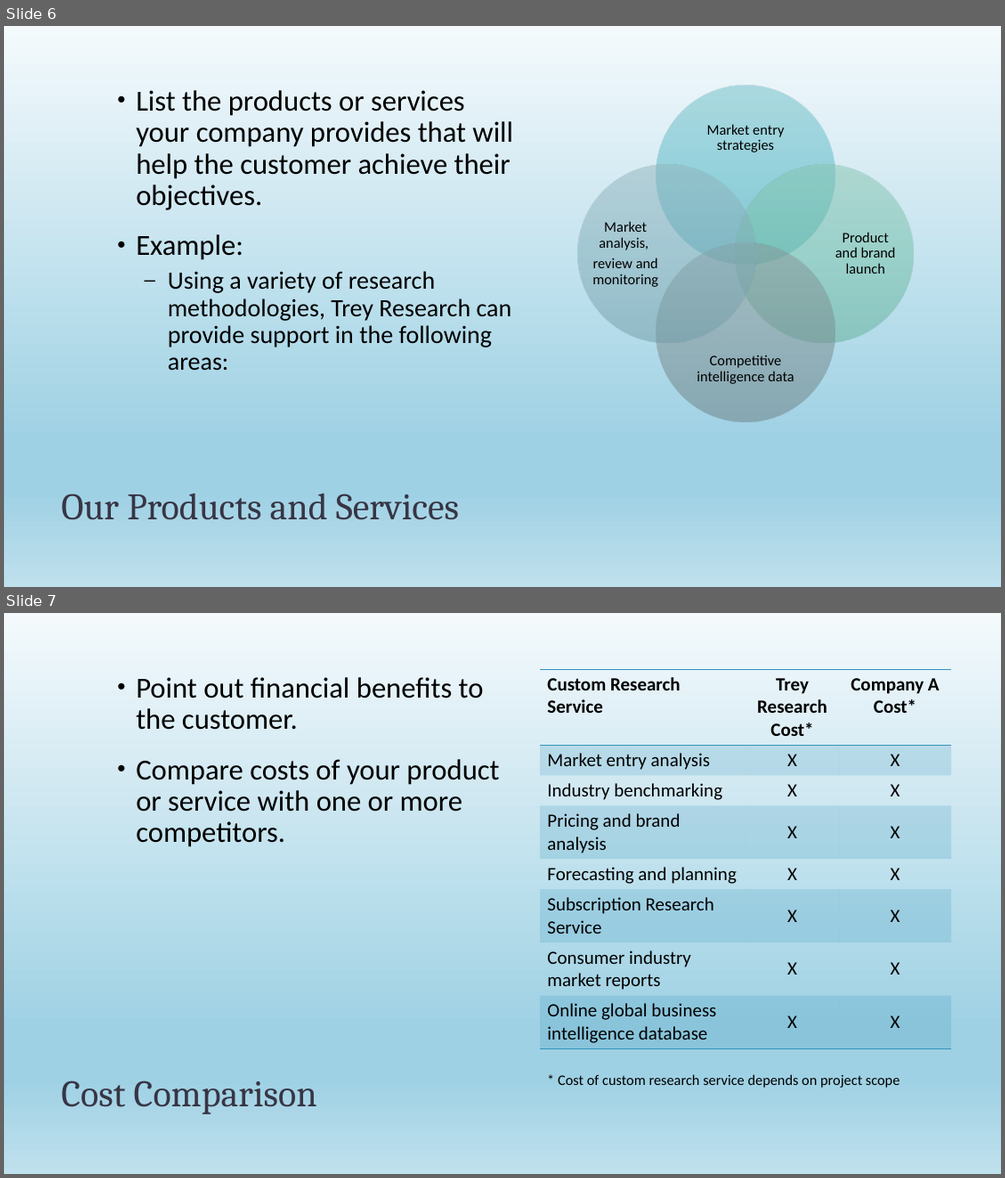
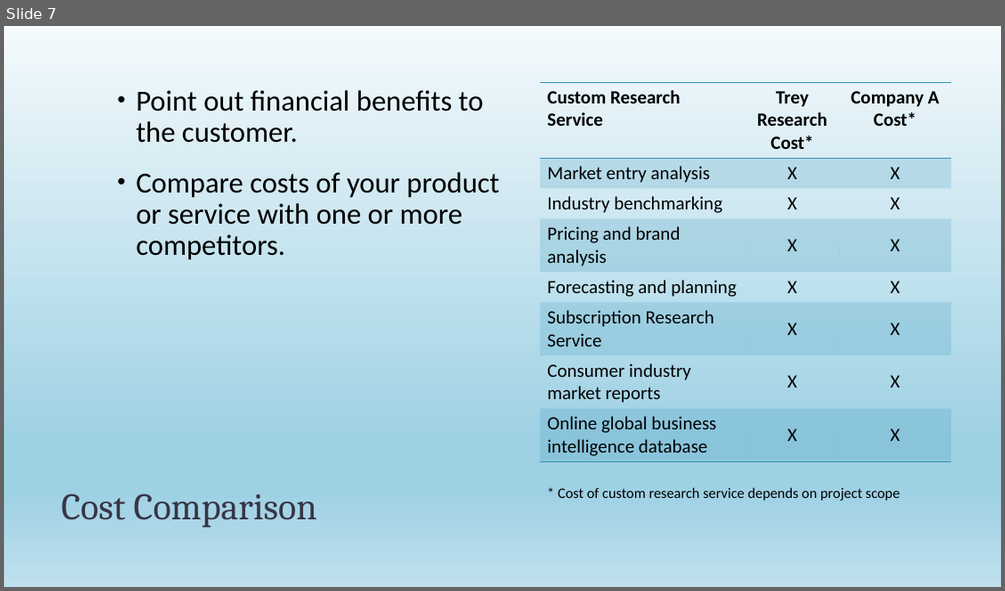
Before and after one commit to jackatopolis/s-martpredictor, a slide deck: Project4_SalesPredictor.pptx. Shown one above the other, each under a label of ours: slides 6 and 7 before the commit, slide 7 after it. The pictures are 1005x1178 and 1005x591 pixels, drawn with LibreOffice and Linux fonts; fonts in the diff are those of the drawing. Boxes give left, top, right and bottom in pixels: in the first picture for what was removed or moved away, otherwise in the second. Text is boxed around its words. In the diff, an @@ line names an element or a change of style, - is before the commit and + after.

Commit message:
updated presentation

```diff
--- a/Project4_SalesPredictor.pptx
+++ b/Project4_SalesPredictor.pptx
@@ slide 6 removed at (4, 26, 1001, 587), background gradient #F5F8FA to #EBF1F5 to #CEDBE6; not listed: 1 template element that a slide beside it also shows @@
@@ text removed at (136, 90, 513, 370) @@
-• List the products or services your company provides that will help the customer achieve their objectives.
-• Example:
-  – Using a variety of research methodologies, Trey Research can provide support in the following areas:
@@ group removed at (577, 86, 914, 421): 4 ellipses, 4 texts @@
-Market entry strategies
-Product and brand launch
-Competitive intelligence data
-Market analysis,
-review and monitoring
@@ title removed at (61, 493, 459, 520) @@
-Our Products and Services
```
Also in this commit, not shown: 1 slide added.
